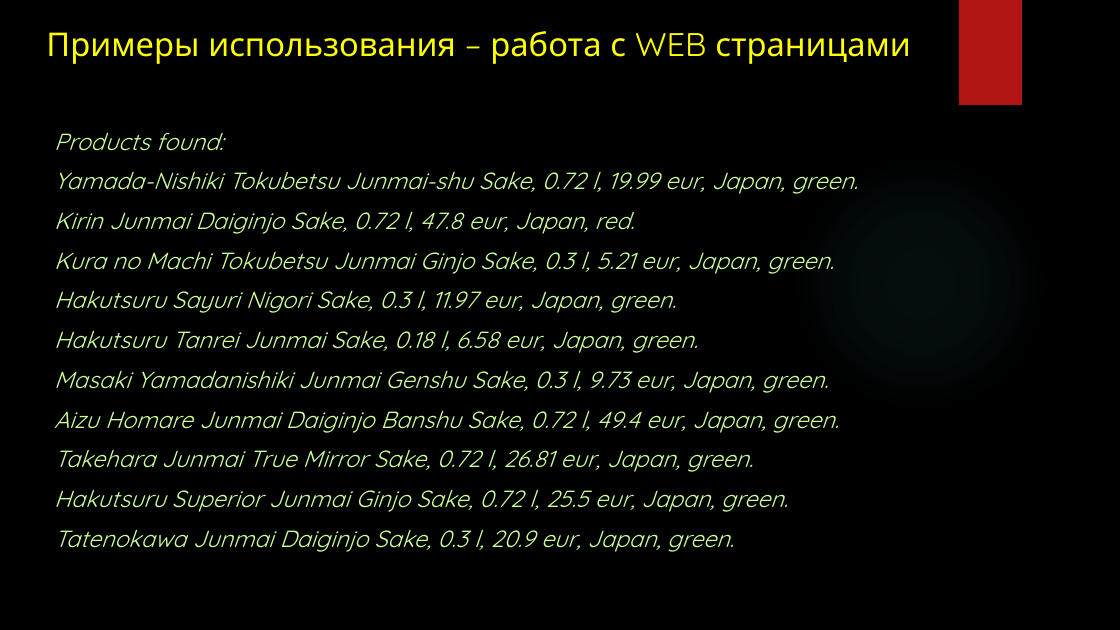
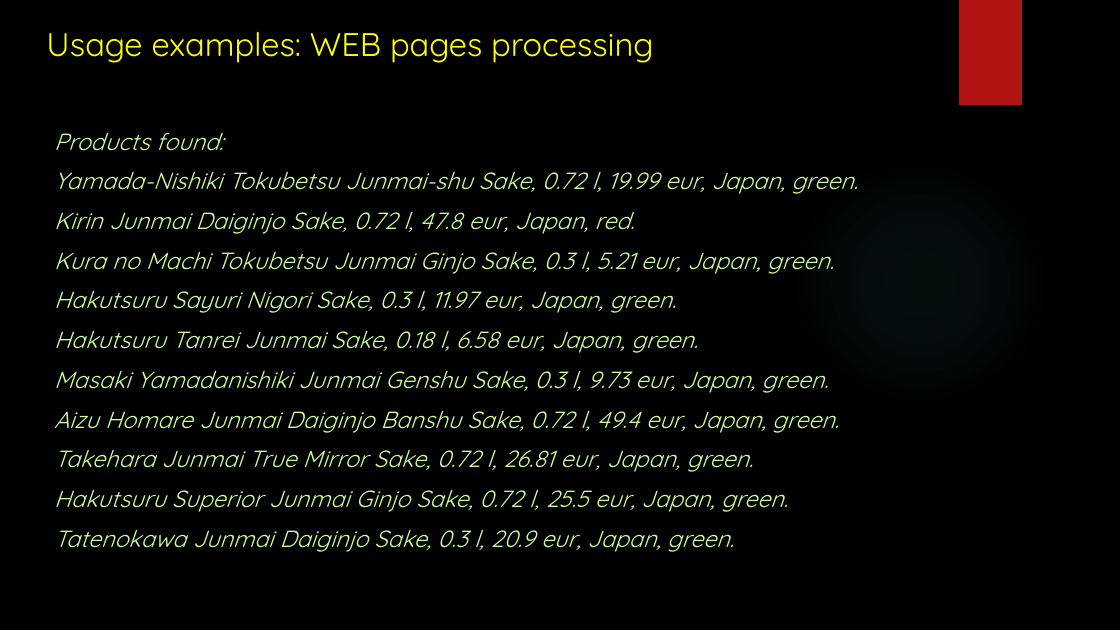
Before and after one commit to Voropay/ConceptualProgramming, a slide deck: slide 27 of presentation.pptx. Drawn at 1120x630 pixels with LibreOffice and Linux fonts; fonts in the diff are those of the drawing; background and template pictures are left out. Boxes give left, top, right and bottom in pixels: in the first picture for what was removed or moved away, otherwise in the second. Text is boxed around its words. In the diff, an @@ line names an element or a change of style, - is before the commit and + after.

```diff
--- a/presentation.pptx
+++ b/presentation.pptx
@@ title at [46,32,653,63]: text changed @@
-Примеры использования – работа с WEB страницами
+Usage examples: WEB pages processing
```
Also in this commit, not shown: 18 other slides changed, 11 slides added, 8 slides removed, 1 other file.
